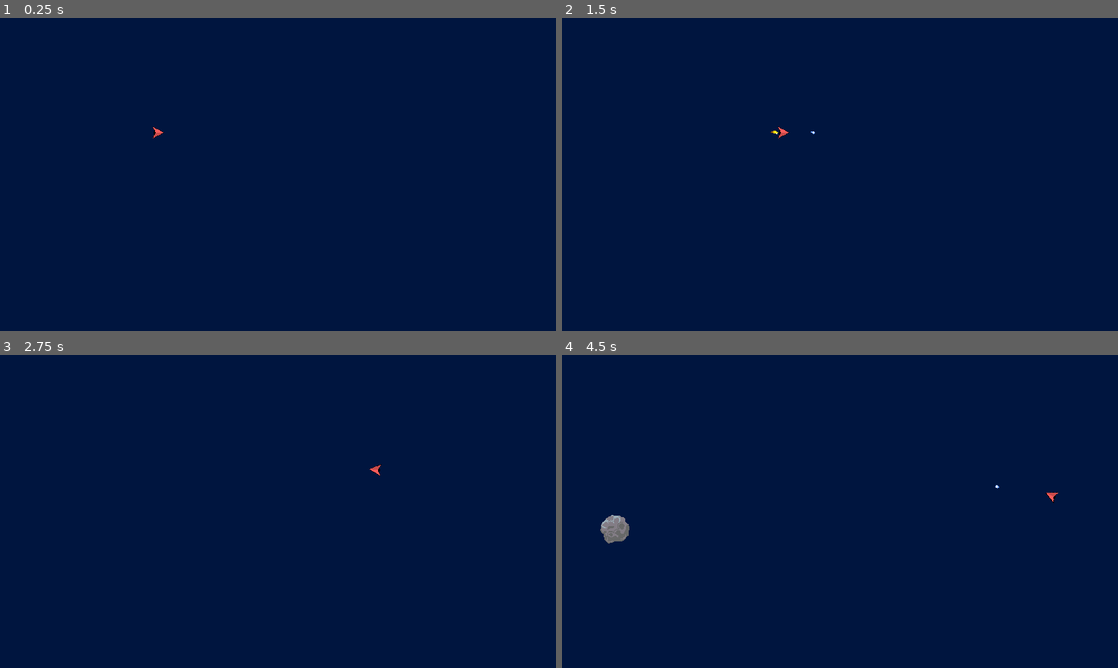
Above: before the commit, frames 1-4 (two rows, left to right).
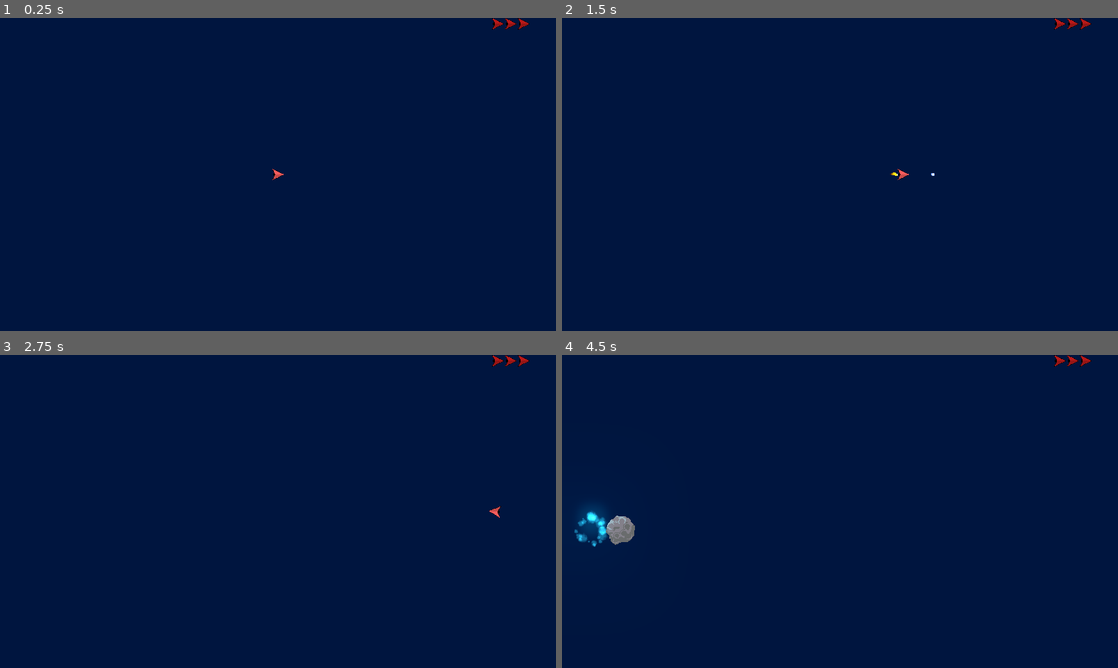
Above: after the commit, the same moments.

Repository: thezic/spacewars
Game: Godot game, scene res://Main.tscn
Two runs of this game, one before a commit and one after it. Both use one fixed random seed, a clock stepped at 60 frames per second and the inputs below.
Inputs:
- Up to frame 1 (0.25 s): no input
- Up to frame 2 (1.5 s): tap Enter at 0.5 s; hold Up (player_1_thrust) from 0.53 s (still down); tap - (player_1_fire) at 0.6, 1.35 s
- Up to frame 3 (2.75 s): release Up (player_1_thrust) at 2.03 s; hold Left (player_1_left) from 2.03 s (still down); tap - (player_1_fire) at 2.1 s
- Up to frame 4 (4.5 s): tap - (player_1_fire) at 2.85, 3.6, 4.35 s; release Left (player_1_left) at 3.53 s; hold Down (player_1_brake) 3.53-4.28 s; hold Right (player_1_right) from 4.28 s (still down)

The runs differ from the first frame. In frame 1, 0.2% of the frame differs, in the area x 27-96%, y 0-52%; in frame 2, 0.2%; in frame 3, 0.2%; in frame 4, 0.9%, in the area x 2-96%, y 0-62%.

Commit message:
Add life UI

Diff:
--- a/Main.tscn
+++ b/Main.tscn
@@ -1,6 +1,7 @@
-[gd_scene load_steps=6 format=2]
+[gd_scene load_steps=7 format=2]
 
-[ext_resource path="res://ship/Ship.tscn" type="PackedScene" id=1]
+[ext_resource path="res://ui/PlayerLives.tscn" type="PackedScene" id=1]
+[ext_resource path="res://Player.tscn" type="PackedScene" id=2]
 [ext_resource path="res://World.gd" type="Script" id=3]
 [ext_resource path="res://Main.gd" type="Script" id=4]
 
@@ -28,18 +29,33 @@
 [node name="WorldEnvironment" type="WorldEnvironment" parent="World"]
 environment = SubResource( 1 )
 
-[node name="Ship" parent="World" instance=ExtResource( 1 )]
-position = Vector2( 405, 293 )
-
 [node name="Path2D" type="Path2D" parent="World"]
 curve = SubResource( 2 )
 
 [node name="PathFollow2D" type="PathFollow2D" parent="World/Path2D"]
+
+[node name="Player" parent="World" instance=ExtResource( 2 )]
 
 [node name="LevelStartTimer" type="Timer" parent="."]
 wait_time = 3.0
 one_shot = true
 autostart = true
 
+[node name="GUI" type="Control" parent="."]
+margin_right = 1424.0
+margin_bottom = 800.0
+__meta__ = {
+"_edit_use_anchors_": false
+}
+
+[node name="PlayerLives" parent="GUI" instance=ExtResource( 1 )]
+anchor_left = 1.0
+anchor_right = 1.0
+anchor_bottom = 0.0
+margin_left = -165.232
+margin_right = 0.0
+margin_bottom = 105.0
+
 [connection signal="world_clear" from="World" to="." method="_on_level_clear"]
+[connection signal="lives_updated" from="World/Player" to="GUI/PlayerLives" method="update_lives"]
 [connection signal="timeout" from="LevelStartTimer" to="." method="_on_LevelStart"]
--- /dev/null
+++ b/Player.gd
@@ -0,0 +1,48 @@
+extends Node
+
+signal lives_updated(value)
+signal player_gameover
+
+# Number of lives
+export(int) var lives := 3
+
+# Position in global coordinates
+# where player spawns
+export(Vector2) var spawn_position := Vector2()
+
+var Ship = preload("res://ship/Ship.tscn")
+
+# Called when the node enters the scene tree for the first time.
+func _ready():
+	emit_signal("lives_updated", lives)
+
+
+func spawn_ship(reduce_lives = false):
+	print("Spawn ship")
+	if (reduce_lives):
+		print("reduce lives")
+		lives -= 1
+		emit_signal("lives_updated", lives)
+
+	var ship = Ship.instance()
+	ship.start(spawn_position)
+
+	var err = ship.connect("ship_destroyed", self, "_on_ship_destroyed")
+	if err:
+		print("Error connecting ship signal" + str(err))
+
+	get_parent().add_child(ship)
+
+
+func _on_ship_destroyed():
+	print("Lives remaining: " + str(lives))
+	if 0 == lives:
+		emit_signal("player_gameover")
+		print("GAME OVER")
+		return
+
+	$SpawnTimer.start()
+
+# Called every frame. 'delta' is the elapsed time since the previous frame.
+#func _process(delta):
+#	pass
--- /dev/null
+++ b/Player.tscn
@@ -0,0 +1,11 @@
+[gd_scene load_steps=2 format=2]
+
+[ext_resource path="res://Player.gd" type="Script" id=1]
+
+[node name="Player" type="Node"]
+script = ExtResource( 1 )
+
+[node name="SpawnTimer" type="Timer" parent="."]
+one_shot = true
+
+[connection signal="timeout" from="SpawnTimer" to="." method="spawn_ship" binds= [ true ]]
--- a/World.gd
+++ b/World.gd
@@ -8,7 +8,8 @@
 
 # Called when the node enters the scene tree for the first time.
 func _ready():
-	pass # Replace with function body.
+	$Player.spawn_position = get_viewport_rect().size / 2
+	$Player.spawn_ship()
 
 
 func start(nr_asteroids: int):
--- a/asteroid/Asteroid.gd
+++ b/asteroid/Asteroid.gd
@@ -65,3 +65,13 @@
 
 func _integrate_forces(state: Physics2DDirectBodyState):
 	state.transform.origin = Utils.wrap_physics_body(position)
+
+
+
+func _on_Asteroid_body_entered(body: Node):
+	if body.is_in_group("asteroids"):
+		# Skip collision with other asteroids
+		return
+
+	if body.has_method('hit'):
+		body.hit(size, linear_velocity.normalized())
--- a/asteroid/Asteroid.tscn
+++ b/asteroid/Asteroid.tscn
@@ -17,6 +17,8 @@
 collision_mask = 3
 physics_material_override = SubResource( 7 )
 gravity_scale = 0.0
+contacts_reported = 2
+contact_monitor = true
 linear_damp = 0.0
 angular_damp = 0.0
 script = ExtResource( 2 )
@@ -30,3 +32,5 @@
 position = Vector2( 0, 2 )
 scale = Vector2( 2, 2 )
 shape = SubResource( 5 )
+
+[connection signal="body_entered" from="." to="." method="_on_Asteroid_body_entered"]
--- a/ship/Ship.gd
+++ b/ship/Ship.gd
@@ -1,6 +1,6 @@
 extends RigidBody2D
 
-
+signal ship_destroyed
 
 export var color := Color(255, 0, 0)
 export var engine_thrust := 500
@@ -11,14 +11,24 @@
 
 var thrust := Vector2()
 var rotation_dir: int = Rot.NONE
-var screensize: Vector2
+
 var Plasma = preload("res://plasma_sm/PlasmaSm.tscn")
+var Explosion = preload("res://explosion/Explosion.tscn")
 
 
 func _ready():
 	$Sprite.modulate = color
-	screensize = get_viewport().get_visible_rect().size
 
+func start(pos: Vector2):
+	position = pos
+
+func hit(_damage, _normal: Vector2):
+	queue_free()
+	var explosion = Explosion.instance()
+	explosion.start(position, Vector2())
+	get_parent().add_child(explosion)
+
+	emit_signal("ship_destroyed")
 
 # Called every frame. 'delta' is the elapsed time since the previous frame.
 func _process(_delta):
@@ -47,6 +57,7 @@
 	else:
 		$Particles2D.emitting = false
 
+
 func _physics_process(_delta):
 	pass
 
--- /dev/null
+++ b/ui/PlayerLives.gd
@@ -0,0 +1,33 @@
+extends GridContainer
+
+
+export(int) var max_lives := 0
+export(Texture) var texture
+export(Color) var color
+
+func _ready():
+	pass
+
+
+func update_max_lives(value: int):
+	max_lives = value
+	for _i in range(max_lives - get_child_count()):
+		var rect = TextureRect.new()
+		rect.texture = texture
+		rect.modulate = color
+		rect.visible = false
+
+		add_child(rect)
+
+
+func update_lives(value: int):
+	if value > max_lives:
+		update_max_lives(value)
+
+	for i in get_child_count():
+		get_child(i).visible = value > i
+
+
+# Called every frame. 'delta' is the elapsed time since the previous frame.
+#func _process(delta):
+#	pass
--- /dev/null
+++ b/ui/PlayerLives.tscn
@@ -0,0 +1,17 @@
+[gd_scene load_steps=3 format=2]
+
+[ext_resource path="res://ship/ship.png" type="Texture" id=1]
+[ext_resource path="res://ui/PlayerLives.gd" type="Script" id=2]
+
+[node name="PlayerLives" type="GridContainer"]
+anchor_right = 0.116
+anchor_bottom = 0.131
+margin_right = 0.0479889
+margin_bottom = 0.199989
+columns = 5
+script = ExtResource( 2 )
+__meta__ = {
+"_edit_use_anchors_": false
+}
+texture = ExtResource( 1 )
+color = Color( 0.72549, 0.101961, 0.101961, 1 )
Binary file removed: particles/Rotated/flame_05_rotated.png
Not shown, removed: particles/Rotated/flame_05_rotated.png.import
Binary file removed: particles/Rotated/flame_06_rotated.png
Not shown, removed: particles/Rotated/flame_06_rotated.png.import
Binary file removed: particles/Rotated/muzzle_01_rotated.png
Not shown, removed: particles/Rotated/muzzle_01_rotated.png.import
Binary file removed: particles/Rotated/muzzle_02_rotated.png
Not shown, removed: particles/Rotated/muzzle_02_rotated.png.import
Binary file removed: particles/Rotated/muzzle_03_rotated.png
Not shown, removed: particles/Rotated/muzzle_03_rotated.png.import
Binary file removed: particles/Rotated/muzzle_04_rotated.png
Not shown, removed: particles/Rotated/muzzle_04_rotated.png.import
(and 180 more such lines)
